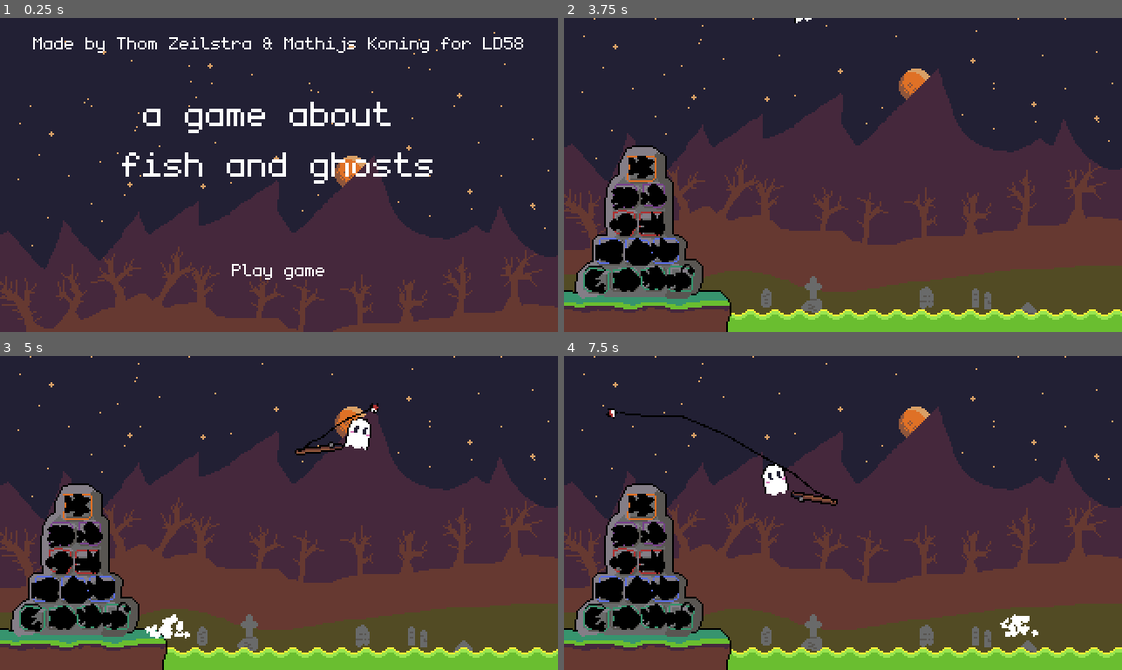
Above: before the commit, frames 1-4 (two rows, left to right).
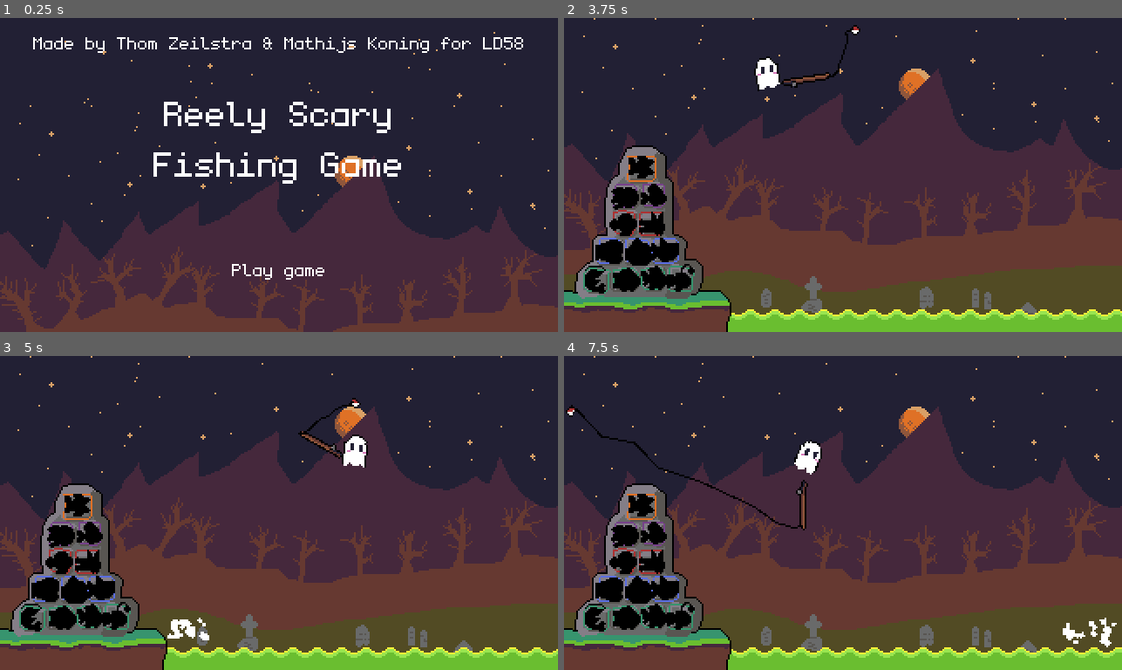
Above: after the commit, the same moments.

Repository: thomz12/LD58
Game: Godot game, scene res://scenes/game.tscn
The game is run twice, just before and just after one commit, with the same random seed, the same clock (stepped at 60 frames per second) and the same inputs.
Inputs (mouse positions are in pixels of both pictures, inside the frame that each line leads up to):
- Up to frame 1 (0.25 s): no input
- Up to frame 2 (3.75 s): click "Play game" at 0.5 s; click "Play game" at 1.25 s; click "Play game" at 2 s; move the mouse to (965, 159) at 2.77 s; tap Enter at 3.5 s; move the mouse to (731, 190) at 3.52 s
- Up to frame 3 (5 s): move the mouse to (334, 443) at 4.27 s
- Up to frame 4 (7.5 s): move the mouse to (815, 575) at 5.02 s; move the mouse to (1010, 560) at 5.77 s; move the mouse to (675, 465) at 6.52 s; move the mouse to (870, 513) at 7.27 s

The runs differ from the first frame. In frame 1, 2.8% of the frame differs, in the area x 21-78%, y 26-53%; in frame 2, 0.7%; in frame 3, 1.4%; in frame 4, 2.2%.

Commit message:
fakeout chance, title

Diff:
--- a/ld-58/scenes/main.tscn
+++ b/ld-58/scenes/main.tscn
@@ -92,7 +92,7 @@
 [node name="Altar" parent="." instance=ExtResource("7_o6xl0")]
 
 [node name="Rod" parent="." instance=ExtResource("1_o5qli")]
-position = Vector2(207, -93)
+position = Vector2(167, -16)
 
 [node name="CanvasLayer" type="CanvasLayer" parent="."]
 
--- a/ld-58/scenes/ui/start_menu.tscn
+++ b/ld-58/scenes/ui/start_menu.tscn
@@ -61,8 +61,8 @@
 [node name="LabelTitle" type="Label" parent="VBoxContainer/Center"]
 layout_mode = 2
 theme_override_font_sizes/font_size = 32
-text = "a game about
-fish and ghosts"
+text = "Reely Scary
+Fishing Game"
 horizontal_alignment = 1
 
 [node name="Bottom" type="HBoxContainer" parent="VBoxContainer"]
--- a/ld-58/scripts/float.gd
+++ b/ld-58/scripts/float.gd
@@ -159,7 +159,7 @@
 		stuck = true
 		hooked = false
 		hooked_total_time = 0.0
-		has_fake_out = randi_range(1, 8) == 1;
+		has_fake_out = randi_range(1, 6) == 1;
 		time_till_catch = randf_range(min_wait_time, max_wait_time)
 		print("Casting!")
 
Not shown: 1 places in ld-58/scenes/ui/start_menu.tscn that only renumber resources
